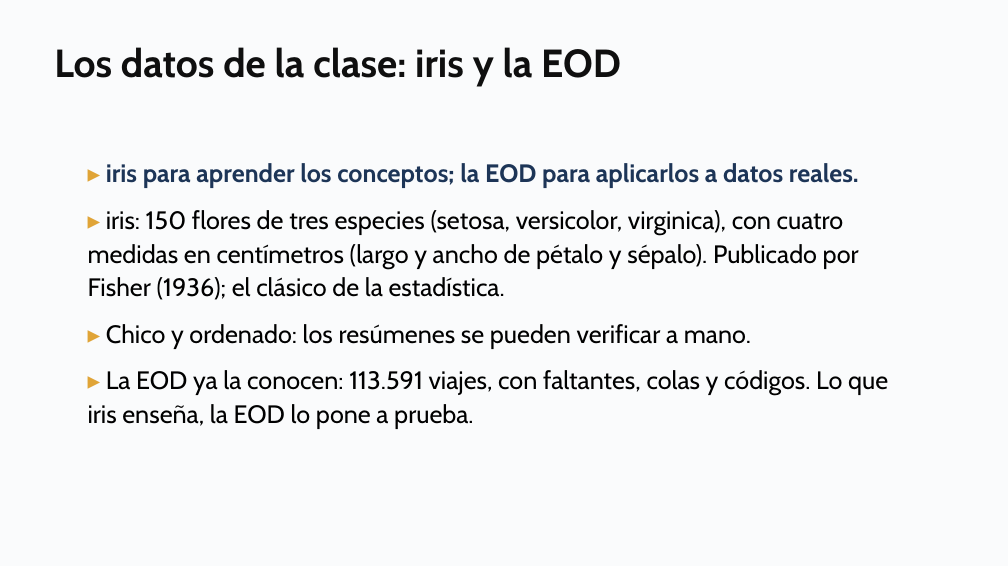
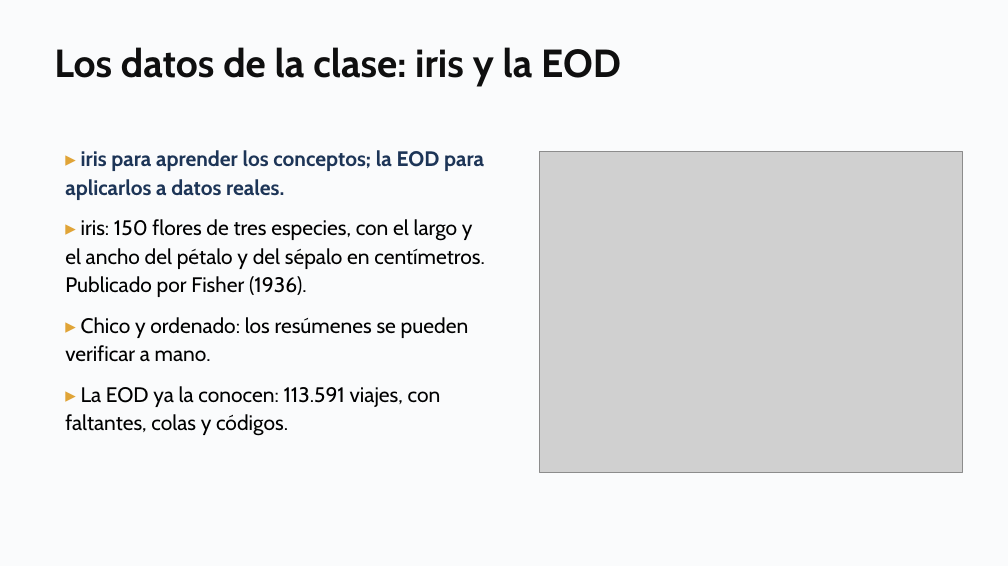
Before and after one commit to daniopitz/diplomado-cdd, a slide deck: slide 16 of presentaciones/clase02_eda_descriptiva.pptx. Drawn at 1008x566 pixels with LibreOffice and Linux fonts; fonts in the diff are those of the drawing; grey boxes stand for pictures. Boxes give left, top, right and bottom in pixels: in the first picture for what was removed or moved away, otherwise in the second. Text is boxed around its words. In the diff, an @@ line names an element or a change of style, - is before the commit and + after.

```diff
--- a/presentaciones/clase02_eda_descriptiva.pptx
+++ b/presentaciones/clase02_eda_descriptiva.pptx
@@ text "▸ iris para aprender los ...": place and size @@
-text "▸ iris para aprender los ..." at <box>88,163,888,429</box>
+text "▸ iris para aprender los ..." at <box>65,150,484,435</box>
@@ text at <box>65,150,484,362</box>: size 18 to 15 pt in "▸ iris para aprender los conceptos; la ...", "▸ Chico y ordenado: los resúmenes se ..." @@
@@ picture added at <box>539,151,963,473</box> @@
@@ text at <box>65,219,484,297</box>: text changed; size 18 to 15 pt @@
-▸ iris: 150 flores de tres especies (setosa, versicolor, virginica), con cuatro medidas en centímetros (largo y ancho de pétalo y sépalo). Publicado por Fisher (1936); el clásico de la estadística.
+▸ iris: 150 flores de tres especies, con el largo y el ancho del pétalo y del sépalo en centímetros. Publicado por Fisher (1936).
@@ text at <box>65,386,441,435</box>: text changed; size 18 to 15 pt @@
-▸ La EOD ya la conocen: 113.591 viajes, con faltantes, colas y códigos. Lo que iris enseña, la EOD lo pone a prueba.
+▸ La EOD ya la conocen: 113.591 viajes, con faltantes, colas y códigos.
```
Also in this commit, not shown: 3 other slides changed, 1 slide added, 1 other file.
